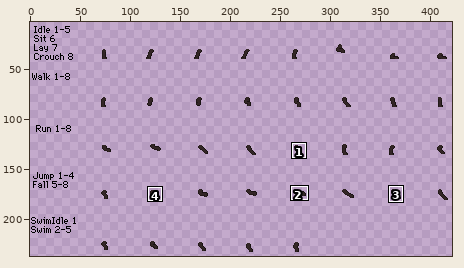
Two states of a sprite sheet, humanoid/sbq/Razuel/Razuel/legs/forelegFront.png. The first picture is a wide view before the edit; the outline marks the close-up.
Close-up. Old version:
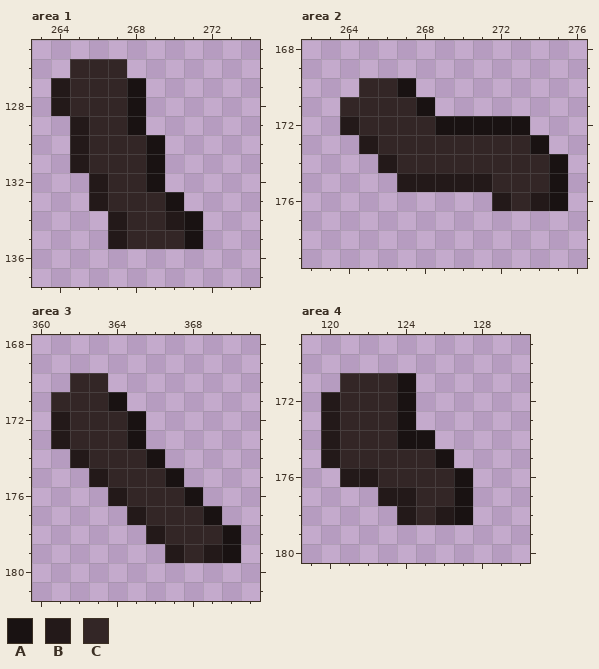
The file is 432x240 pixels. Shown: area 1: x 263..274, y 125..137; area 2: x 262..276, y 168..179; area 3: x 360..371, y 168..181; area 4: x 119..130, y 169..180. The wide view leaves out empty margins. The commit also changed other parts of the picture, which this record leaves out.
Palette (. is transparent): A #191212  B #231919  C #332626
Pixels before, area 1, first column x 264:
126 .CCC....
127 BCCCA...
128 BCCCA...
129 .BCCA...
130 .BCCCA..
131 .BCCCA..
132 ..BCCA..
133 ..BCCCA.
134 ...BCCBA
135 ...BCCCA
Pixels before, area 2, first column x 264:
170 .CCA........
171 CCCCA.......
172 BCCCCAAAAA..
173 .BCCCCCCCCA.
174 ..BCCCCCCCCA
175 ...BBBBBCCCA
176 ........BCBA
Pixels before, area 3, first column x 361:
170 .CC.......
171 CCCA......
172 BCCCA.....
173 BCCCA.....
174 .BCCCA....
175 ..BCCCA...
176 ...BCCCA..
177 ....BCCCA.
178 .....BCCCA
179 ......BCBA
Pixels before, area 4, first column x 120:
171 .CCCA...
172 BCCCA...
173 BCCCA...
174 BCCCAA..
175 BCCCCCA.
176 .BBCCCCA
177 ...BBCCA
178 ....BCBA
After the commit:
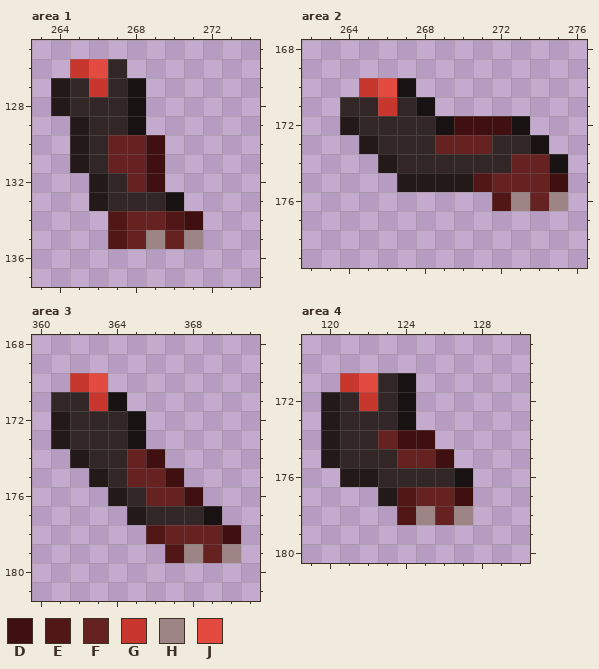
Colours new in this view: D #401010  E #511616  F #662121  G #c7372e  H #9e8585  J #e34a40
The edit:
Area 1:
y 126: x 265..266 CC -> GJ
y 127: x 266 C -> G
y 130..131: x 267..269 CCA -> FFD
y 132: x 268..269 CA -> FD
y 134: x 267..271 BCCBA -> EFFED
y 135: x 267..271 BCCCA -> EFHFH
Area 2:
y 170: x 265..266 CC -> GJ
y 171: x 266 C -> G
y 172: x 270..272 AAA -> DDD
y 173: x 269..271 CCC -> FFF
y 174: x 273..274 CC -> FF
y 175: x 271..275 BCCCA -> EFFFD
y 176: x 272..275 BCBA -> EHFH
Area 3:
y 170: x 362..363 CC -> GJ
y 171: x 363 C -> G
y 174: x 365..366 CA -> FD
y 175: x 365..367 CCA -> FFD
y 176: x 366..368 CCA -> FFD
y 178: x 366..370 BCCCA -> EFFFD
y 179: x 367..370 BCBA -> EHFH
Area 4:
y 171: x 121..122 CC -> GJ
y 172: x 122 C -> G
y 174: x 123..125 CAA -> FDD
y 175: x 124..126 CCA -> FFD
y 177: x 124..127 BCCA -> EFFD
y 178: x 124..127 BCBA -> EHFH
Boxes around the changes in both close-ups, in picture pixels (x1, y1, x2, y2):
changed: (70, 59, 203, 249)
changed: (359, 78, 568, 211)
changed: (70, 373, 241, 563)
changed: (340, 373, 473, 525)
